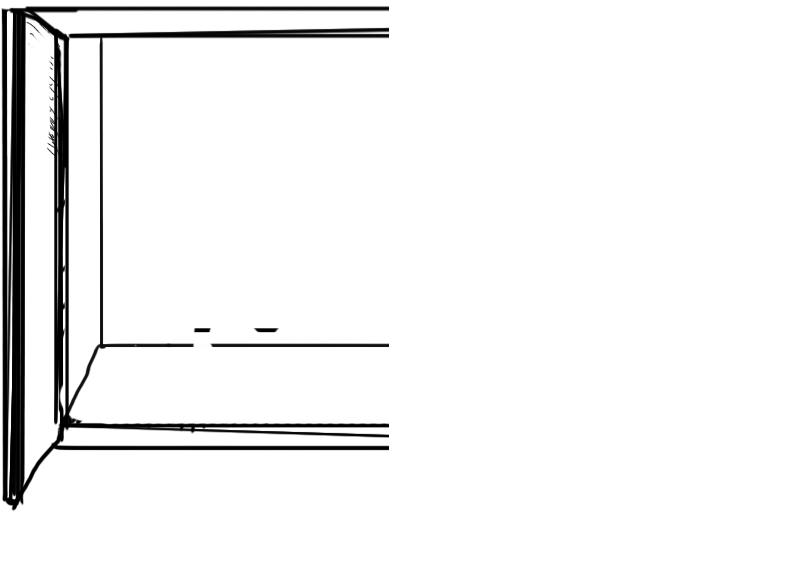
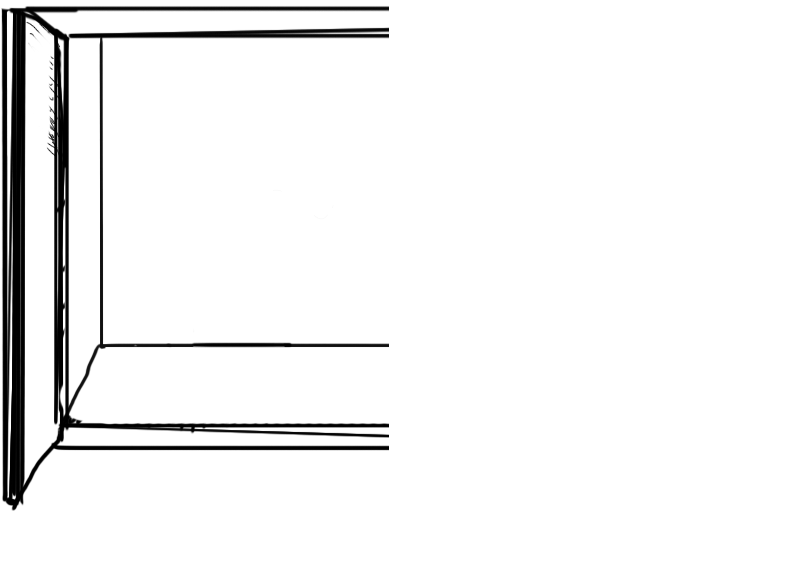
Layers edited between the first and the second 785px x 588px image:
added layer "Layer 7" above "Layer 6" over [191, 190, 333, 348]
